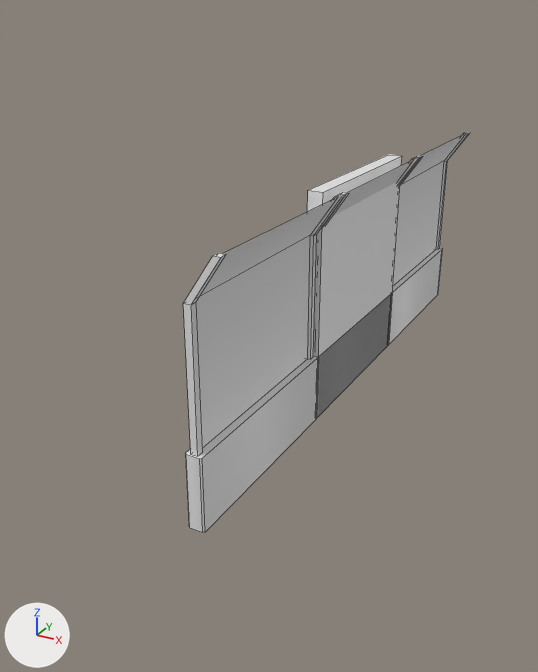
The Blender file Game/Content/Level_2/Prop/Fence_1/Fence_1.blend: old version first, new version second.
Rendered twice from a 50 mm camera at (7.05, -14.57, 9.22) aimed at (-0.69, -0.49, 2.18). Arrows for +X, +Y and +Z are at lower left; the lights stay in place. The first picture is the older version. Mesh edges are drawn as thin lines.

In view in the first picture: 'CB_Fence_1', 'Cube.001', 'Cube.002', 'Fence'.
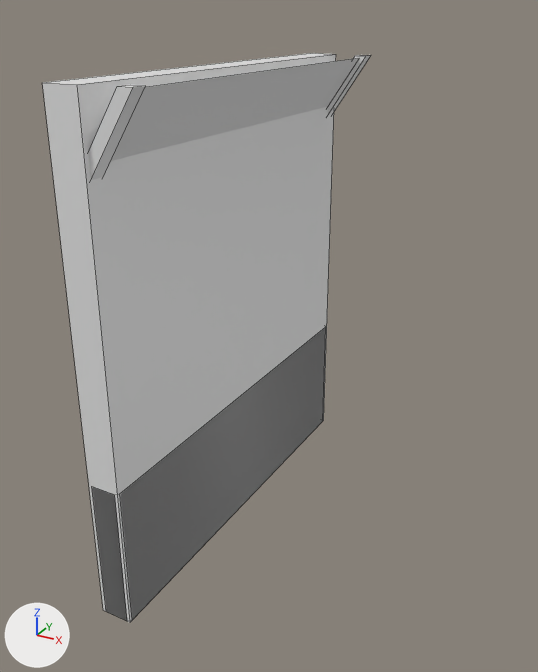
Location of each change, (x1, y1, x2, y2) in pixels of the pictures (538 x 672 px):
'CB_Fence_1', moved, rescaled (207% wider, 115% taller): before (307, 154, 402, 418); after (42, 53, 336, 622)
'Fence', moved, rescaled (176% wider, 116% taller): before (317, 157, 419, 418); after (88, 55, 371, 621)
'Cube.002', hidden: before (183, 195, 344, 533)
'Cube.001', hidden: before (389, 132, 470, 344)

Diff of the bpy script that builds the scene:
```diff
--- a/Game/Content/Level_2/Prop/Fence_1/Fence_1.blend.py
+++ b/Game/Content/Level_2/Prop/Fence_1/Fence_1.blend.py
@@ me_cube_004 @@
 # used by ob_fence; location = (0.0, 0.0, 0.0)
-me_cube_004.from_pydata(...)  # 46 vertices, 29 faces; spans x 0.0..0.89, y 0.01..5.01, z 0.0..5.59
+me_cube_004.from_pydata(...)  # 46 vertices, 29 faces; spans x 0.0..1.34, y -7.49..0.01, z 0.0..8.39
+# me_cube_004 part 1: the whole mesh is scaled about its middle by 1.5, then moved by (0.22, -6.25, 1.4)
 me_cube_004.materials.append(mat_base)
@@ me_cb_fence_1 @@
 # used by ob_cb_fence_1; location = (0.0, 0.0, 0.0)
-me_cb_fence_1.from_pydata(...)  # 8 vertices, 6 faces; spans x 0.0..0.37, y 0.01..5.01, z 0.0..5.59
+me_cb_fence_1.from_pydata(...)  # 8 vertices, 6 faces; spans x 0.0..0.56, y -7.49..0.01, z 0.0..8.39
+# me_cb_fence_1 part 2: the whole mesh is scaled about its middle by 1.5, then moved by (0.09, -6.25, 1.4)
@@ ob_cube_001 @@
 ob_cube_001 = bpy.data.objects.new('Cube.001', me_cube_001)
-ob_cube_001.location = (0.0, 5.0, 0.0)
+ob_cube_001.location = (0.0, 0.0, 0.0)
+ob_cube_001.scale = (1.5, 1.5, 1.5)
 _m = ob_cube_001.modifiers.new('EdgeSplit', 'EDGE_SPLIT')
@@ ob_cube_001 @@
 _m = ob_cube_001.modifiers.new('UVWarp', 'UV_WARP')
 _m.scale = (0.0, 0.0)
+ob_cube_001.hide_set(True)
@@ ob_cube_002 @@
 ob_cube_002 = bpy.data.objects.new('Cube.002', me_cube_001)
-ob_cube_002.location = (0.0, -5.0, 0.0)
+ob_cube_002.location = (0.0, -15.0, 0.0)
+ob_cube_002.scale = (1.5, 1.5, 1.5)
 _m = ob_cube_002.modifiers.new('EdgeSplit', 'EDGE_SPLIT')
@@ ob_cube_002 @@
 _m = ob_cube_002.modifiers.new('UVWarp', 'UV_WARP')
 _m.scale = (0.0, 0.0)
+ob_cube_002.hide_set(True)
```
